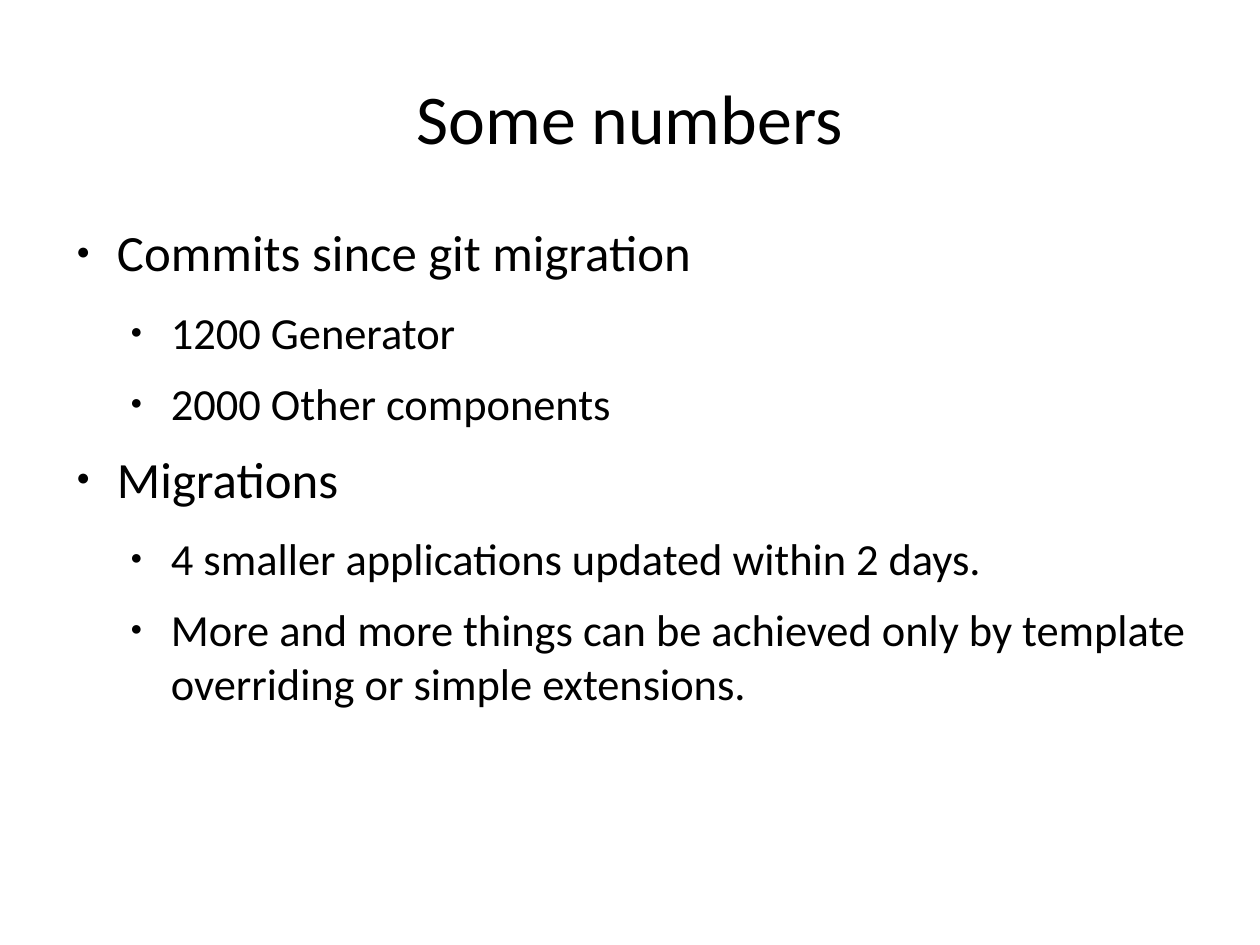
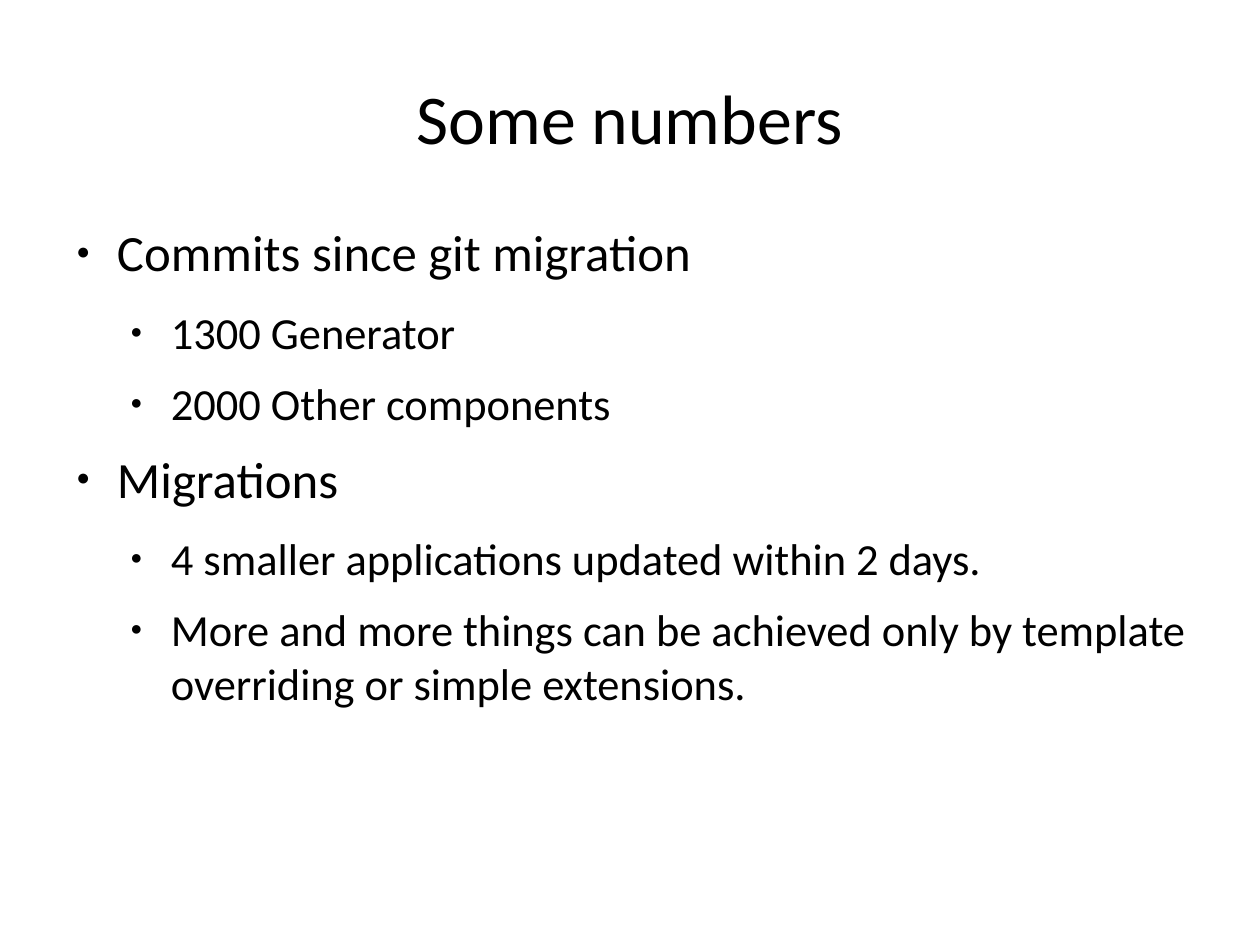
Before and after one commit to Guite/MostHelp, a slide deck: slide 3 of resources/presentations/news_in_most_052/most_052_news_camp_zikula_2011.odp. Drawn at 1260x945 pixels with LibreOffice and Linux fonts; fonts in the diff are those of the drawing; background and template pictures are left out. Boxes give left, top, right and bottom in pixels: in the first picture for what was removed or moved away, otherwise in the second. Text is boxed around its words. In the diff, an @@ line names an element or a change of style, - is before the commit and + after.

```diff
--- a/resources/presentations/news_in_most_052/most_052_news_camp_zikula_2011.odp
+++ b/resources/presentations/news_in_most_052/most_052_news_camp_zikula_2011.odp
@@ text at [171,320,455,350]: text changed @@
-  ● 1200 Generator
+  ● 1300 Generator
```
Also in this commit, not shown: 2 other slides changed, 7 other files.
